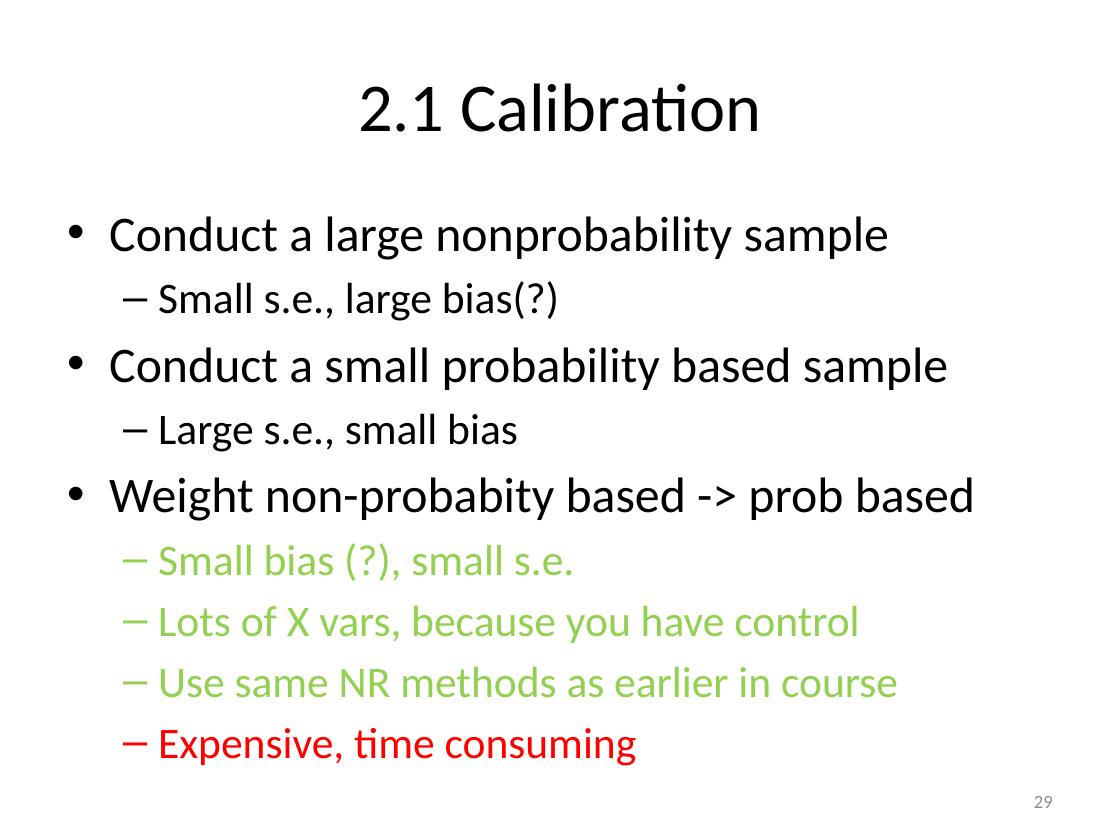
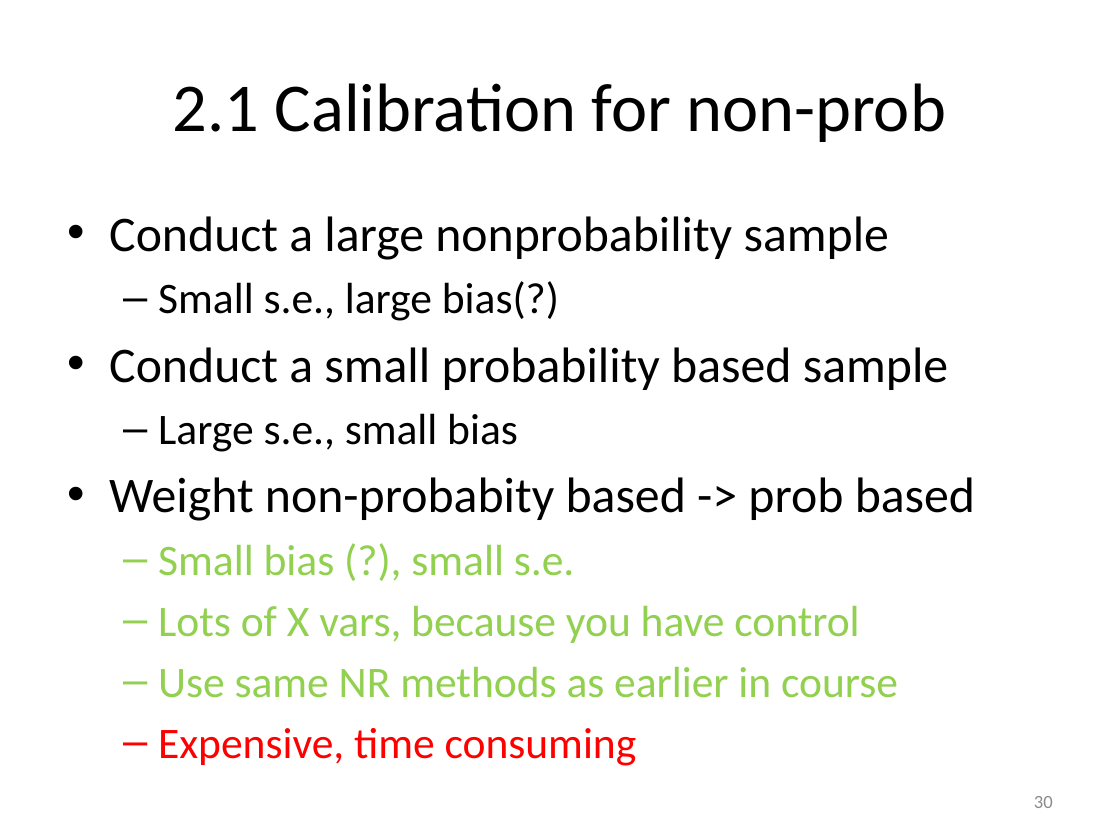
Before and after one commit to peterlugtig/peterlugtig.github.io, a slide deck: slide 30 of static/files/SDA/week13/lecture_week_13.pptx (slide 29 before the commit). Drawn at 1120x840 pixels with LibreOffice and Linux fonts; fonts in the diff are those of the drawing. Boxes give left, top, right and bottom in pixels: in the first picture for what was removed or moved away, otherwise in the second. Text is boxed around its words. In the diff, an @@ line names an element or a change of style, - is before the commit and + after.

```diff
--- a/static/files/SDA/week13/lecture_week_13.pptx
+++ b/static/files/SDA/week13/lecture_week_13.pptx
@@ title at bbox=[173, 83, 946, 142]: text changed @@
-2.1 Calibration
+2.1 Calibration for non-prob
@@ page number at bbox=[1034, 796, 1053, 808]: text changed @@
-29
+30
```
Also in this commit, not shown: 1 other slide changed, 1 slide added, 8 other files.
